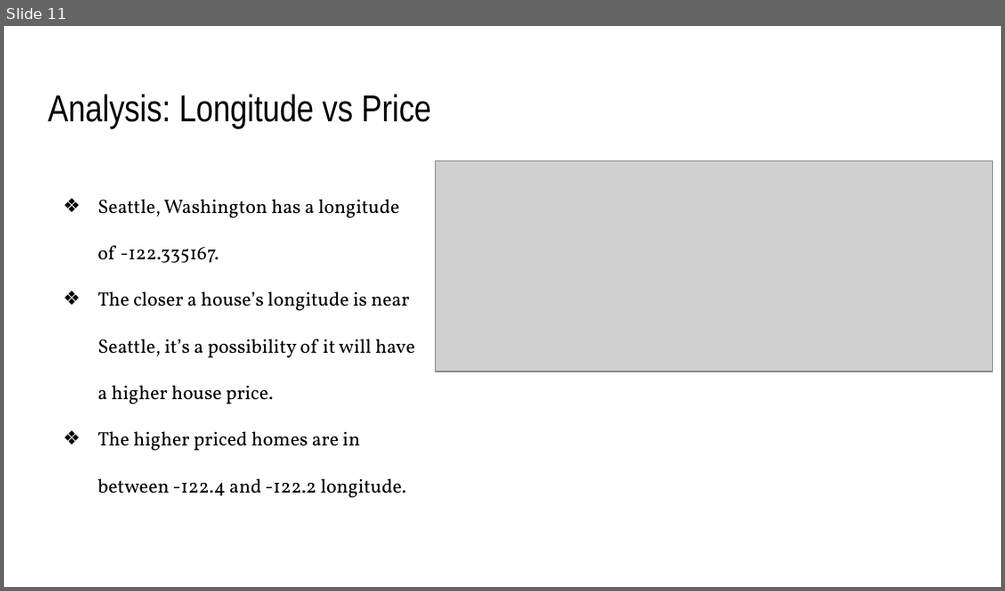
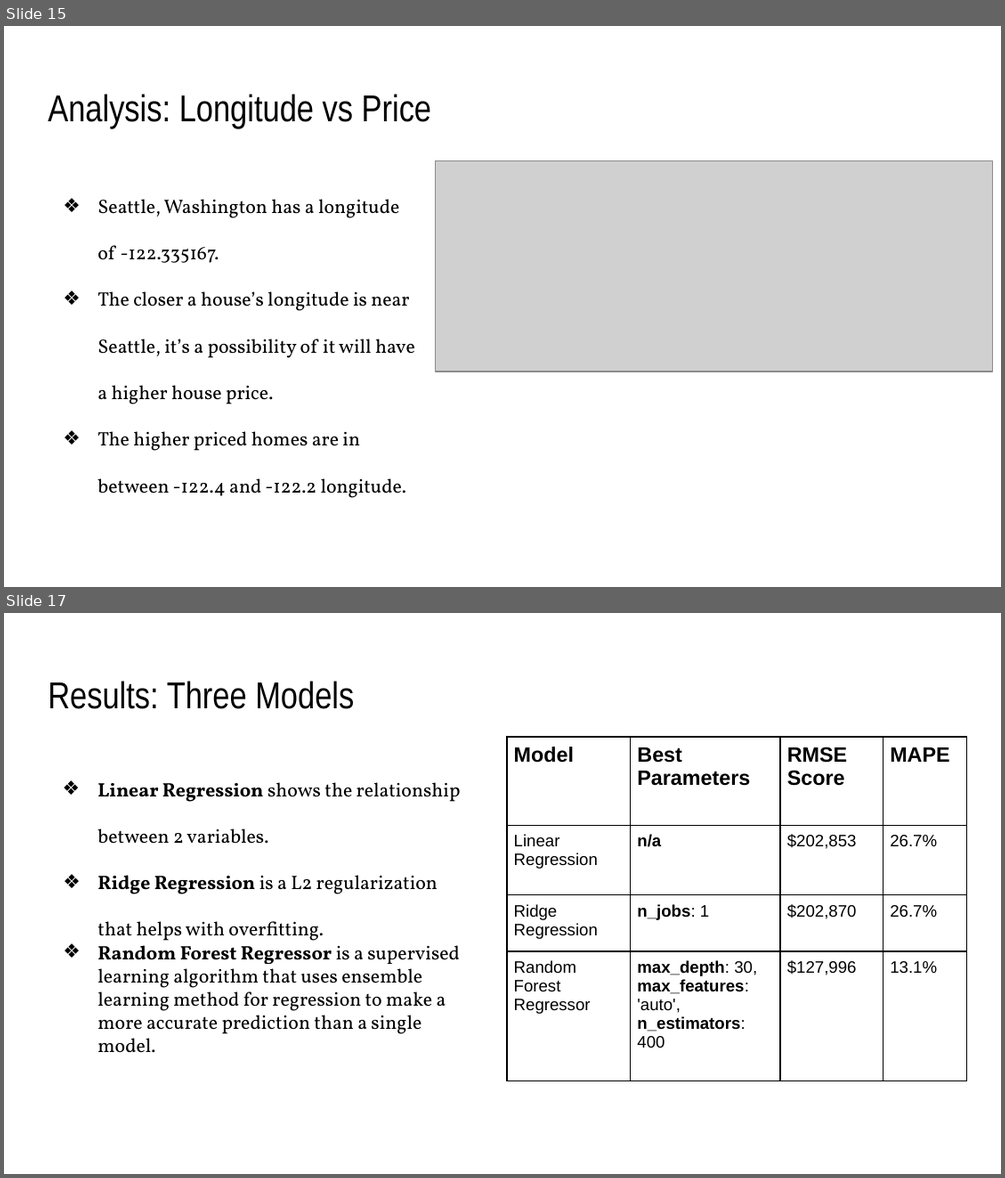
Before and after one commit to KierraDangerfield/Predicting-King-County-House-Prices, a slide deck: Reports/Predicting King County House Prices.pptx. Shown one above the other, each under a label of ours: slide 11 before the commit, slides 15 and 17 after it; the slides between them are not shown. The pictures are 1005x591 and 1005x1178 pixels, drawn with LibreOffice and Linux fonts; fonts in the diff are those of the drawing; grey boxes stand for pictures. Boxes give left, top, right and bottom in pixels: in the first picture for what was removed or moved away, otherwise in the second. Text is boxed around its words. In the diff, an @@ line names an element or a change of style, - is before the commit and + after.

```diff
--- a/Reports/Predicting King County House Prices.pptx
+++ b/Reports/Predicting King County House Prices.pptx
@@ slide 17 added at (x1=4, y1=613, x2=1001, y2=1174), background #FFFFFF @@
@@ title added at (x1=48, y1=681, x2=354, y2=709), 27 pt, text #000000 @@
+Results: Three Models
@@ table added at (x1=506, y1=737, x2=966, y2=1063), 4 rows, 4 columns @@
+Model | Best Parameters | RMSE Score | MAPE
+Linear Regression | n/a | $202,853 | 26.7%
+Ridge Regression | n_jobs: 1 | $202,870 | 26.7%
+Random Forest Regressor | max_depth: 30, max_features: 'auto', n_estimators: 400 | $127,996 | 13.1%
@@ text added at (x1=97, y1=782, x2=461, y2=1053), 14 pt, text #000000 @@
+❖ Linear Regression shows the relationship between 2 variables.
+❖ Ridge Regression is a L2 regularization that helps with overfitting.
+❖ Random Forest Regressor is a supervised learning algorithm that uses ensemble learning method for regression to make a more accurate prediction than a single model.
@@ what was slide 11 is now slide 15 @@
```
Also in this commit, not shown: 9 slides changed, 5 other slides added, 4 other files.
